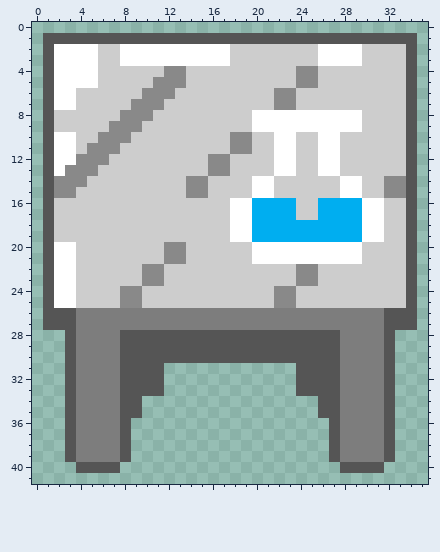
A pixel-art sprite gets an edit: sprites/spr_table/layers/56032068-ea5d-4f22-826b-7afeb7bb15ae/b94b412a-f41c-42ea-9bd1-7c0bc1279c1a.png. The picture above is the old version.
The file is 64x64 pixels. Shown: x 0..35, y 0..41.
And afterwards:
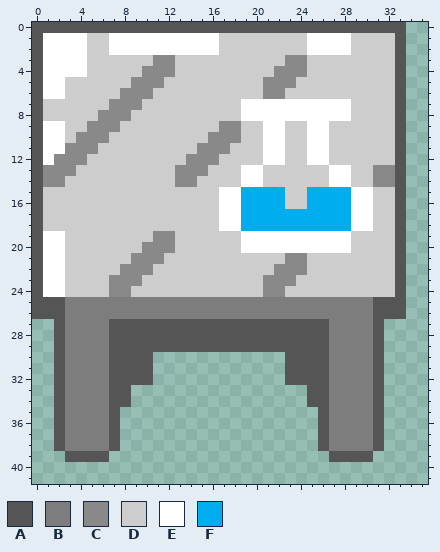
Palette (. is transparent): A #555555  B #7d7d7d  C #898989  D #cdcdcd  E #ffffff  F #00aef0
What changed:
Changed rows in their new state; - is an unchanged pixel.
first column x 0:
 0 AAAAAAAAAAAAAAAAAAAAAAAAAAAAAAAAAA-
 1 AEEEEDDEEEEEEEEEEDDDDDDDDEEEEDDDD-.
 2 AE---D-E---------D-------E---D---A.
 3 AE---D--DDDCCDDDDD-----CC-DDDD---A.
 4 AE---D----CC-D--------CC-D-------A.
 5 AE-DDD---CC-DD-------CCCDD-------A.
 6 AE-D----CC-DD--------C-D---------A.
 7 ADDD---CC-DD-------EEEEEEEEEE----A.
 8 AD----CC-DD--------E---------D---A.
 9 AEE--CC-DD-------CC-D--DD--DDD---A.
10 AE-DCC-DD-------CC-D-E-D-E-D-----A.
11 AE-CC-DD-------CCCDD-E-D-E-D-----A.
12 AECC-DD-------CC-D---E-D-E-D-----A.
13 ACC-DD-------CCCDD-EE-DD--D-E--CCA.
14 AC-DD--------C-D---E-D-----E-D-C-A.
15 ADDD----------DD-EEFFFF--FFFF-E-DA.
16 AD---------------E-F---D-F---E-D-A.
17 AD---------------E-F----FF---E-D-A.
18 AD---------------E-F---------E-D-A.
19 AEE--------CC-----D-EEEEEEEEEDDD-A.
20 AE-D------CC-D-----E---------D---A.
21 AE-D-----CCCDD------DDDCCDDDDD---A.
22 AE-D----CC-D----------CC-D-------A.
23 AE-D---CCCDD---------CCCDD-------A.
24 AE-D---C-D-----------C-D---------A.
25 A-ABBBBBBBBBBBBBBBBBBBBBBBBBBBBAAA.
26 A--B---------------------------A--.
27 -.-B---AAAAAAAAAAAAAAAAAAAA----A...
28 --AB---A-------------------B---A.--
29 --AB---A-------------------B---A.--
30 --AB---A---............----B---A.--
31 --AB---A---.-----------A---B---A.--
32 --AB---A---.-----------A---B---A.--
33 --AB---A-...------------.--B---A.--
34 --AB---A-.---------------A-B---A.--
35 --AB---A..-----------------B---A.--
36 --AB---A.-----------------AB---A.--
37 --AB---A.-----------------AB---A.--
38 --AB---A.-----------------AB---A.--
39 ----AAA..-------------------AAA..--
40 ----....--------------------....---
Where, in picture pixels (left, top, right, bottom), the same in both pictures:
changed: (32, 22, 417, 473)
